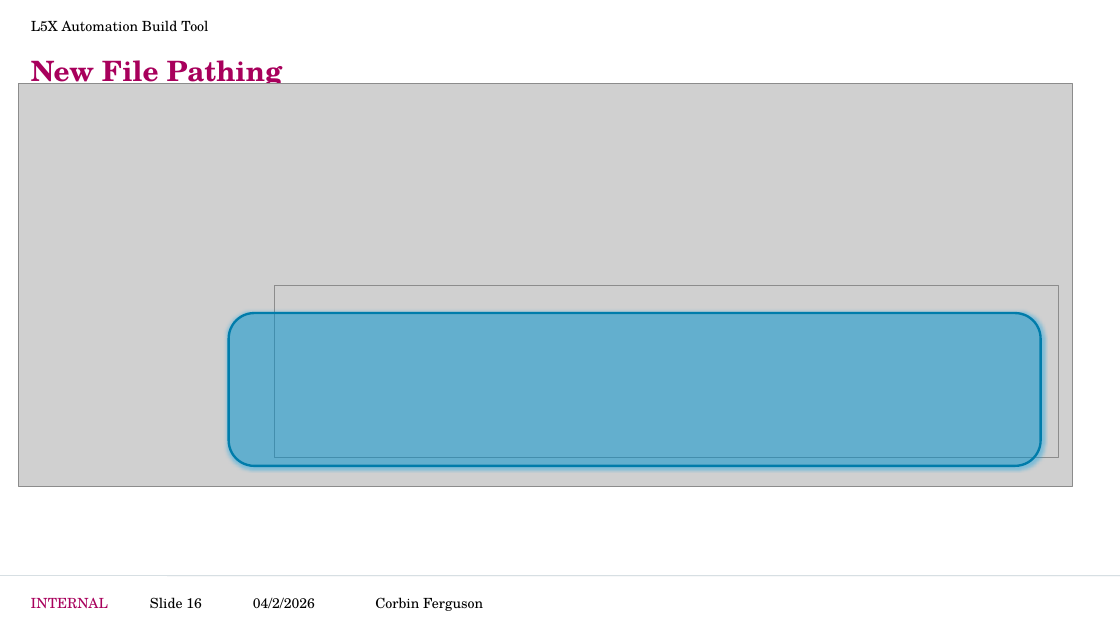
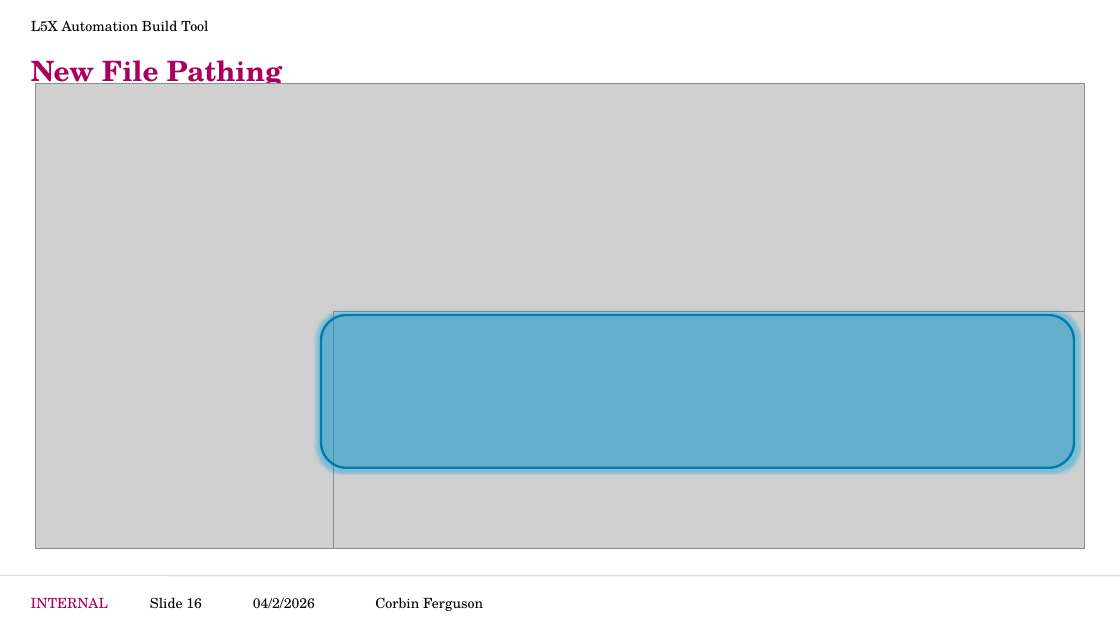
Before and after one commit to CorbinFerguson/ThesisBuildTool, a slide deck: slide 16 of Thesis Writing Documents/Project Development.pptx. Drawn at 1120x630 pixels with LibreOffice and Linux fonts; fonts in the diff are those of the drawing; grey boxes stand for pictures; background and template pictures are left out. Boxes give left, top, right and bottom in pixels: in the first picture for what was removed or moved away, otherwise in the second. Text is boxed around its words. In the diff, an @@ line names an element or a change of style, - is before the commit and + after.

```diff
--- a/Thesis Writing Documents/Project Development.pptx
+++ b/Thesis Writing Documents/Project Development.pptx
@@ picture: place and size @@
-picture at <box>18,84,1074,486</box>
+picture at <box>35,83,1085,549</box>
@@ rounded rectangle: place and size @@
-rounded rectangle at <box>229,313,1041,466</box>
+rounded rectangle at <box>321,315,1074,468</box>
@@ picture: place and size @@
-picture at <box>275,286,1060,458</box>
+picture at <box>333,311,1085,549</box>
```
Also in this commit, not shown: 5 other slides changed, 2 other files.
